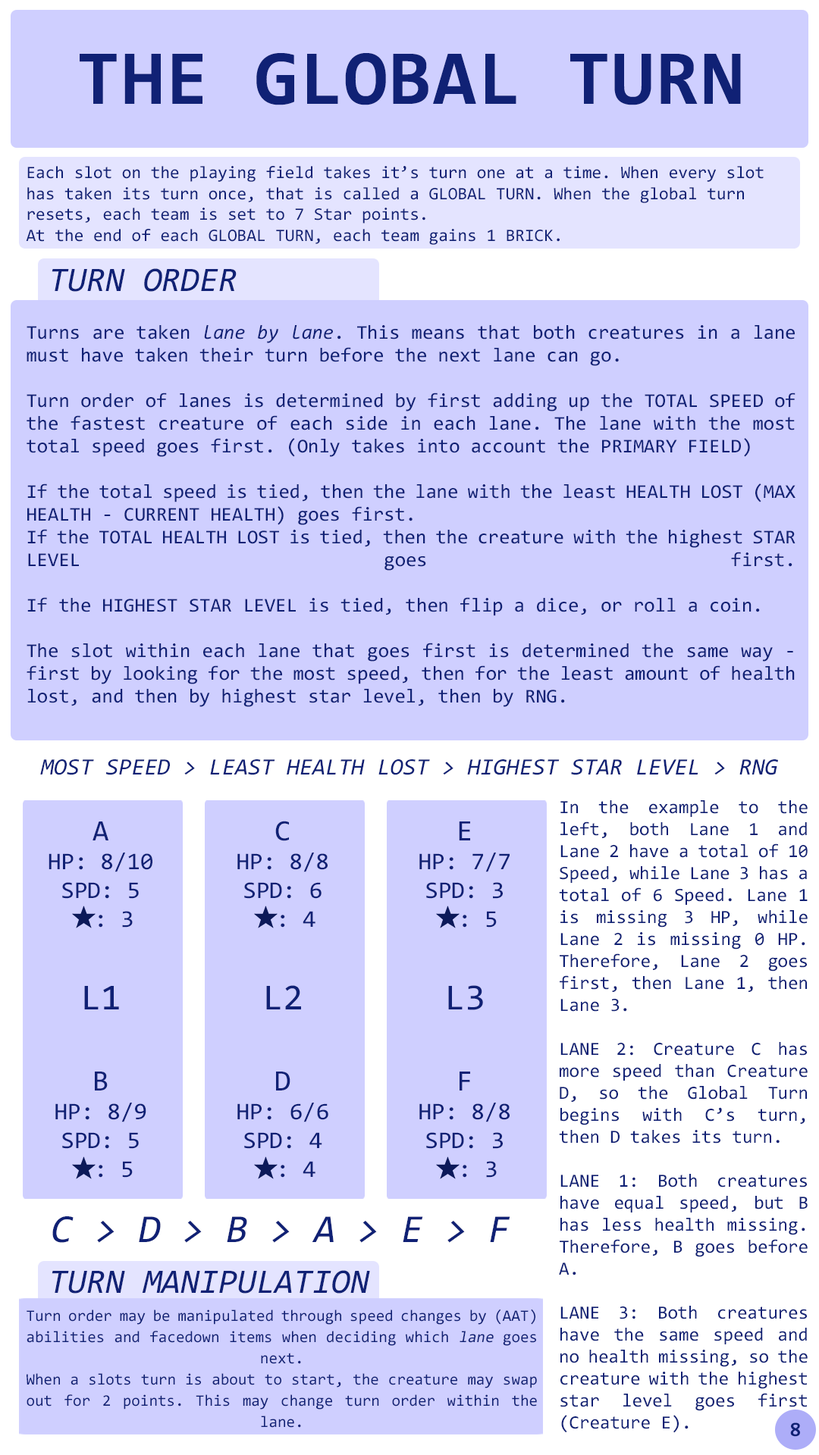
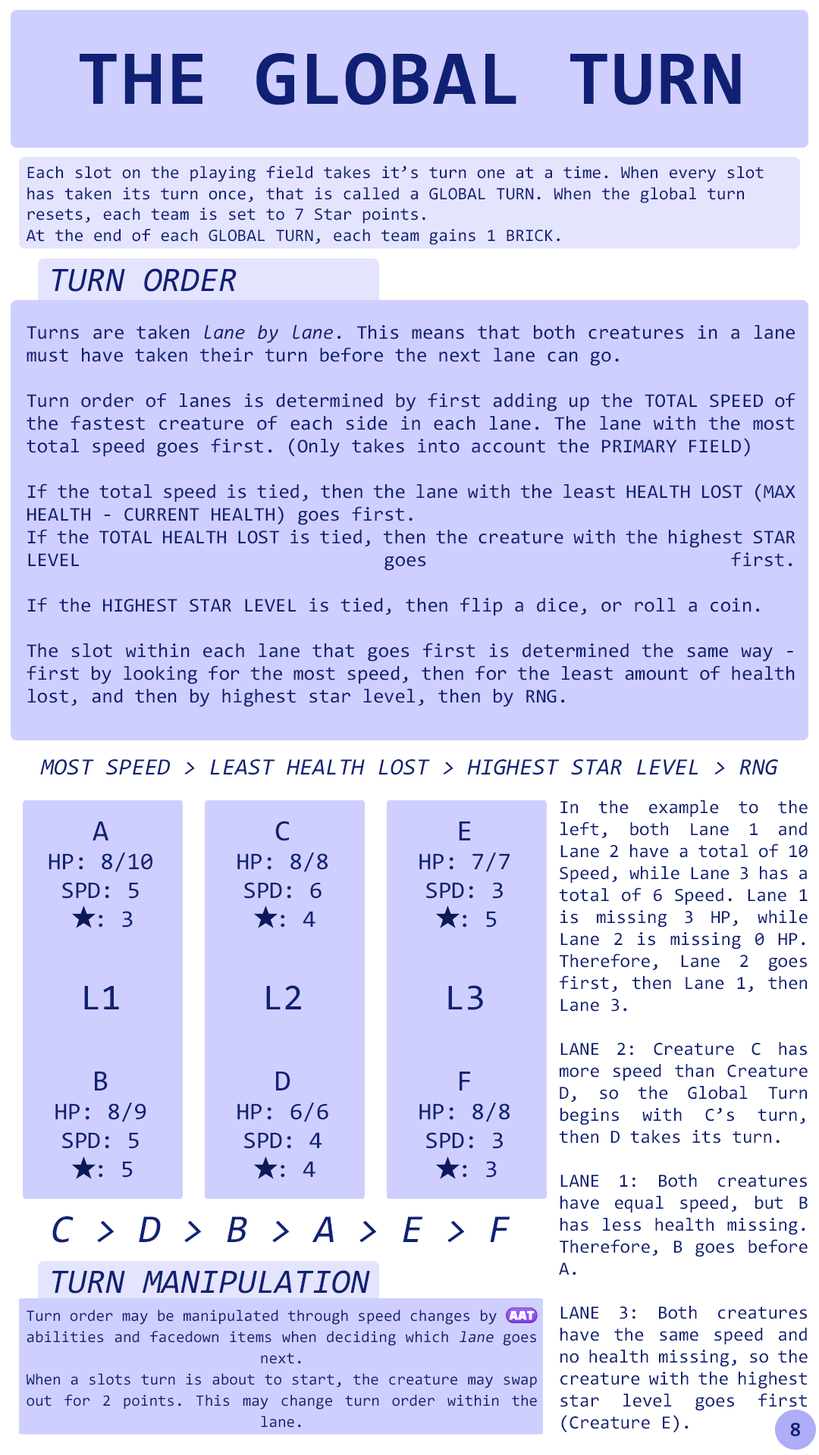
Revision of a layered 819 x 1455 image; what changed, layer by layer:
painted on "Eggman Quote" (1st of 2, in "Text") over <box>68,1307,538,1407</box>
